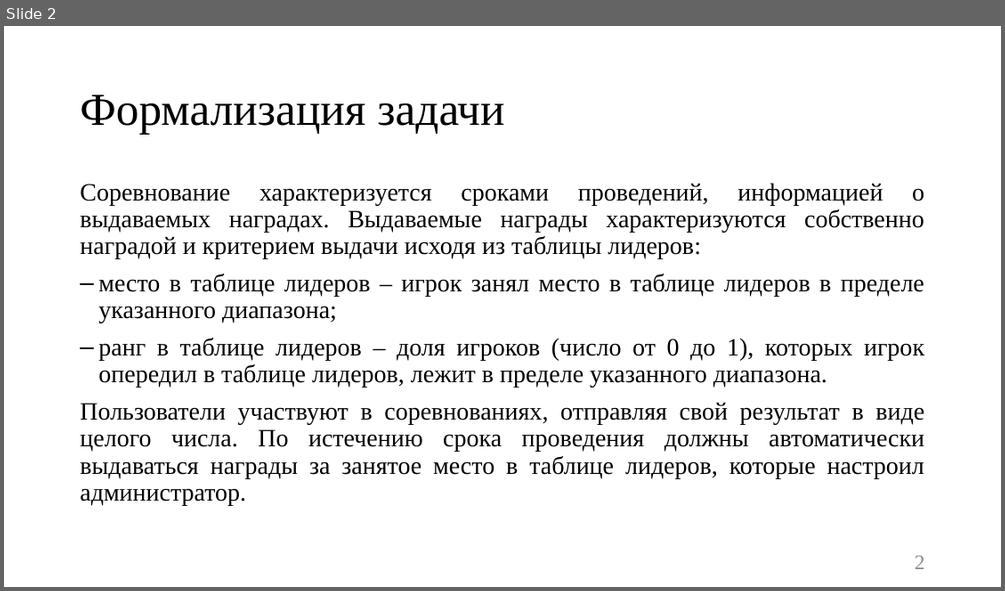
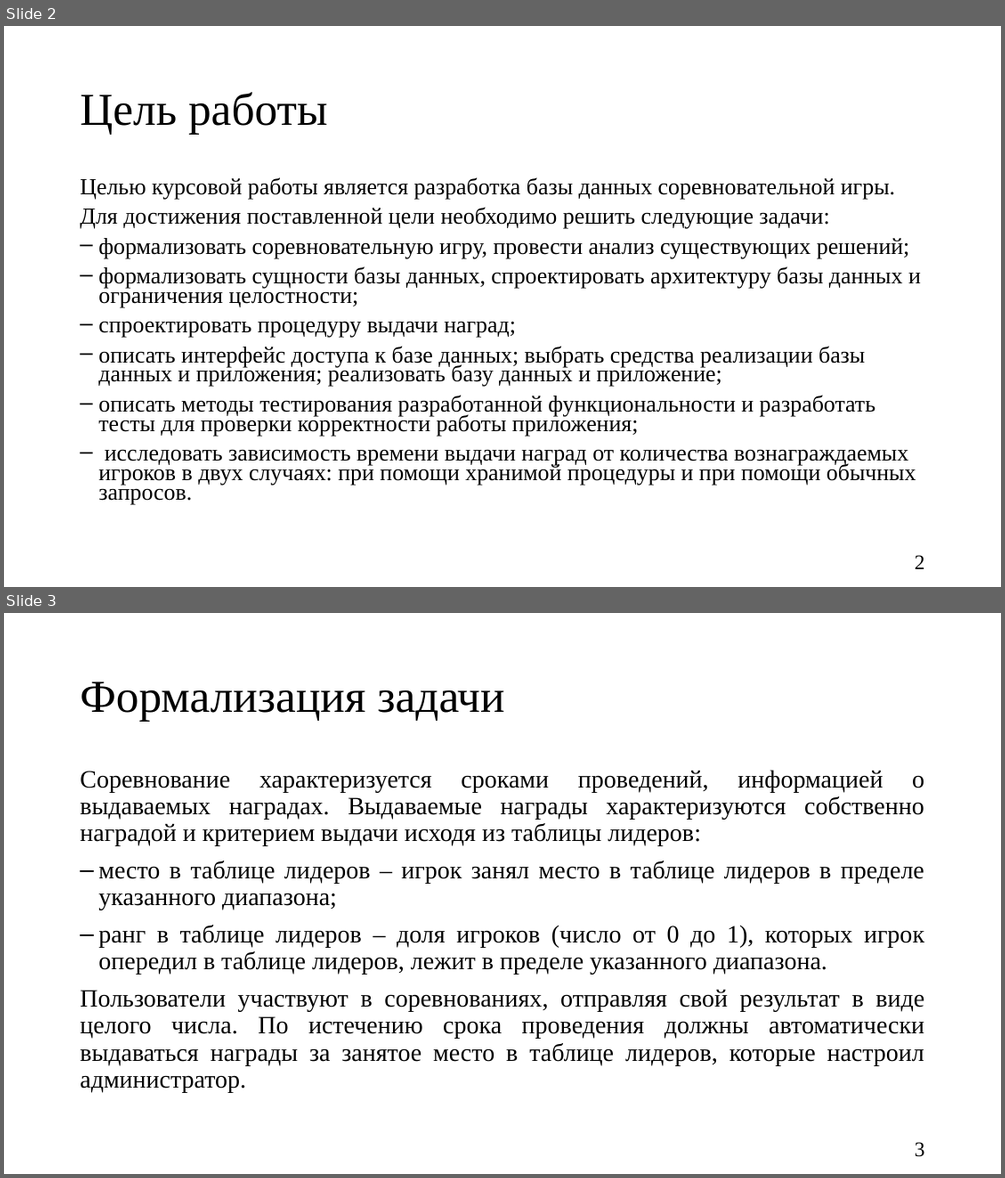
Before and after one commit to Kukushenok/competitive-math-game, a slide deck: docs/presentation.pptx. Shown one above the other, each under a label of ours: slide 2 before the commit, slides 2 and 3 after it. The pictures are 1005x591 and 1005x1178 pixels, drawn with LibreOffice and Linux fonts; fonts in the diff are those of the drawing. Boxes give left, top, right and bottom in pixels: in the first picture for what was removed or moved away, otherwise in the second. Text is boxed around its words. In the diff, an @@ line names an element or a change of style, - is before the commit and + after.

```diff
--- a/docs/presentation.pptx
+++ b/docs/presentation.pptx
@@ slide 2 added at (x1=4, y1=26, x2=1001, y2=587), background #FFFFFF @@
@@ title added at (x1=80, y1=92, x2=327, y2=134), 44 pt, text #000000 @@
+Цель работы
@@ text added at (x1=80, y1=177, x2=921, y2=505), 22.2 pt, text #000000 @@
+Целью курсовой работы является разработка базы данных соревновательной игры.
+Для достижения поставленной цели необходимо решить следующие задачи:
+‒ формализовать соревновательную игру, провести анализ существующих решений;
+‒ формализовать сущности базы данных, спроектировать архитектуру базы данных и ограничения целостности;
+‒ спроектировать процедуру выдачи наград;
+‒ описать интерфейс доступа к базе данных; выбрать средства реализации базы данных и приложения; реализовать базу данных и приложение;
+‒ описать методы тестирования разработанной функциональности и разработать тесты для проверки корректности работы приложения;
+‒ исследовать зависимость времени выдачи наград от количества вознаграждаемых игроков в двух случаях: при помощи хранимой процедуры и при помощи обычных запросов.
@@ page number added at (x1=914, y1=555, x2=925, y2=569), 20 pt, text #000000 @@
+2
@@ what was slide 2 is now slide 3 @@
@@ page number at (x1=914, y1=1142, x2=925, y2=1157): text changed; text colour #8C8C8C to #000000 @@
-2
+3
```
Also in this commit, not shown: 9 slides changed, 1 other slide added, 14 other files.
